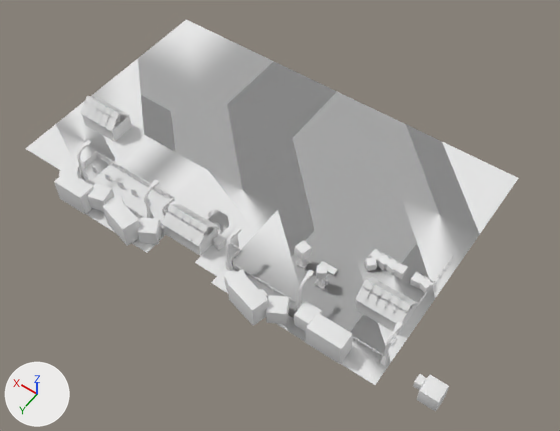
The OBJ model tests/fixtures/models/hello_friend-environment-0n.obj, before and after one commit.
Camera for both pictures: a 50 mm camera at (-12.3, 34.6, 68.3) aimed at (19.2, -9.4, -0.8). Arrows for +X, +Y and +Z are at lower left; the lights stay in place. Where no turn or scale is listed for an object, it has been applied to the vertices. Vertices at the same position are counted once.

In view in the first picture: 'hello_friend-environment-0n'.
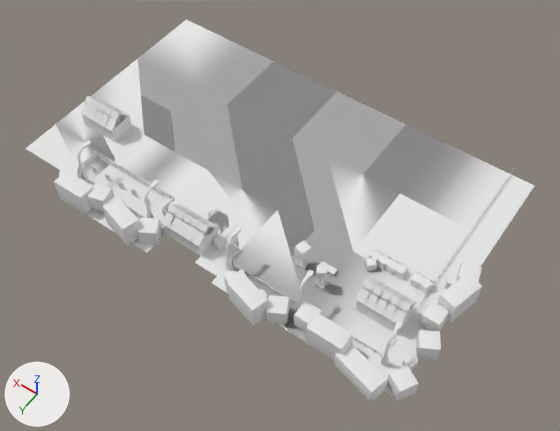
What differs and where, as boxes (x1, y1, x2, y2) in the pictures (560 x 431 px):
'hello_friend-environment-0n', reshaped
    before: (25, 20, 518, 411)
    after: (25, 20, 534, 402)
part 1 of me_hello_friend_environment_0n, added
    after: (354, 194, 470, 283)
part 2 of me_hello_friend_environment_0n, deleted
    before: (417, 375, 449, 411)
part 3 of me_hello_friend_environment_0n, deleted
    before: (413, 374, 427, 390)
part 4 of me_hello_friend_environment_0n, built on
    before: (289, 142, 518, 385)
    after: (289, 142, 534, 402)

Patch to the scene script:
```diff
--- a/tests/fixtures/models/hello_friend-environment-0n.obj.py
+++ b/tests/fixtures/models/hello_friend-environment-0n.obj.py
@@ me_hello_friend_environment_0n @@
 # used by ob_hello_friend_environment_0n; location = (0.0, 0.0, 0.0)
-me_hello_friend_environment_0n.from_pydata(...)  # 4872 vertices, 8338 faces; spans x -6.6..49.5, y -29.5..4.1, z -0.1..5.0
+me_hello_friend_environment_0n.from_pydata(...)  # 5410 vertices, 9190 faces; spans x -4.2..49.5, y -30.0..4.3, z -0.1..5.0
+# me_hello_friend_environment_0n part 1: a new loose piece, a box spanning x 0.5..9.5, y -19.5..-9.5, z -0.1..0.0, in mat_hello_friend_environment_0n (white #e7e7e7)
+# me_hello_friend_environment_0n part 2: the loose piece of 32 vertices spanning x -6.6..-4.3, y -0.5..1.7, z -0.1..2.2 is deleted
+# me_hello_friend_environment_0n part 3: the loose piece of 32 vertices spanning x -4.6..-3.5, y -0.6..0.6, z -0.1..1.0 is deleted
+# me_hello_friend_environment_0n part 4: 4 vertices moved from x -0.5, y -29.5..2.5, z -0.1..0.0 to x -2.5..0.5, y -29.5..2.5, z -0.1..0.0; 6 vertices removed from x -0.5, y -19.5..-0.5, z -0.1..0.0; 284 vertices added at x -4.2..4.0, y -29.9..4.3, z -0.1..3.3
 me_hello_friend_environment_0n.materials.append(mat_hello_friend_environment_0n)
```
